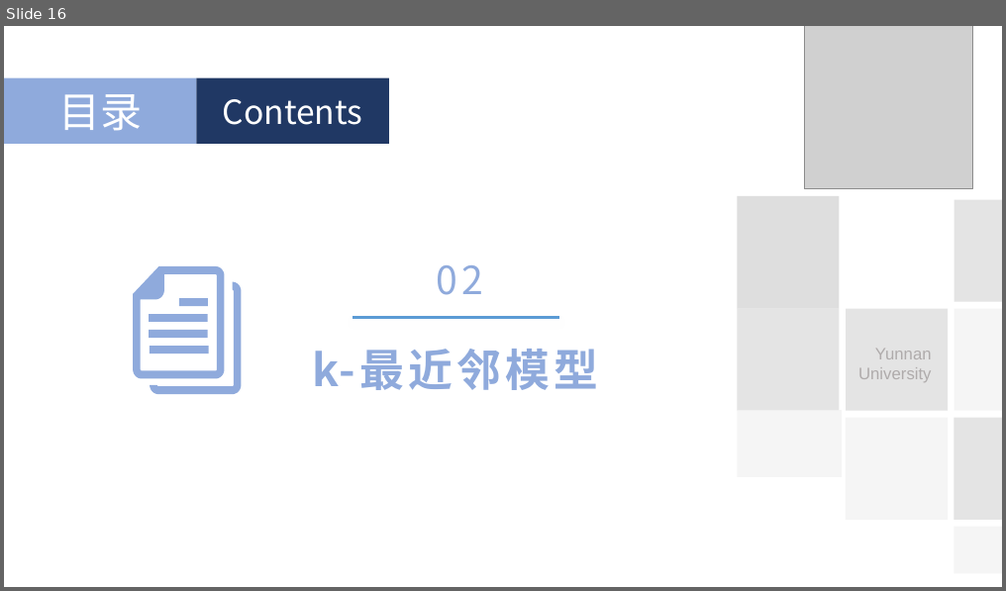
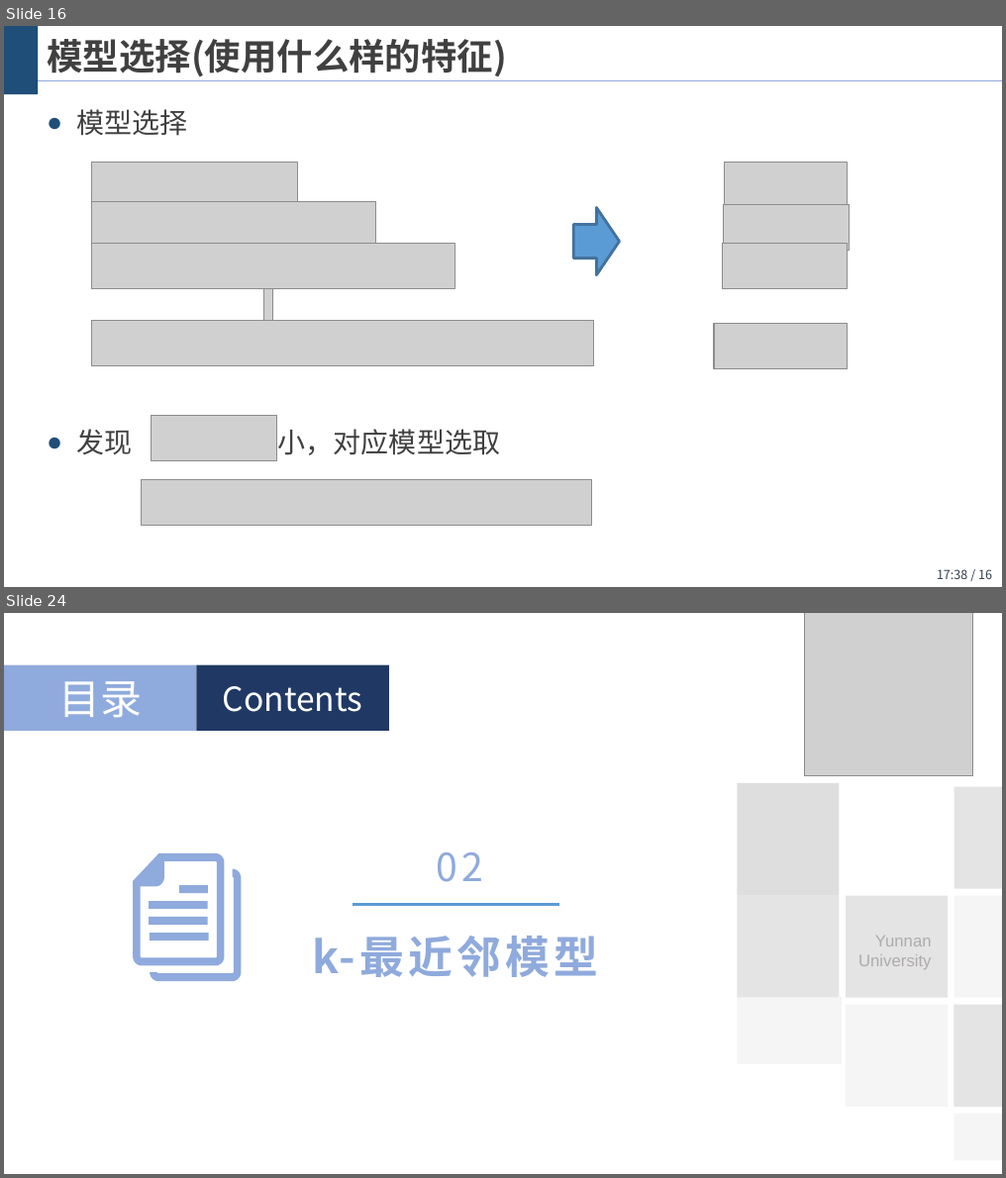
Before and after one commit to wangjin0818/Artificial_Intelligence_2021, a slide deck: chapter 04 - kNN，Naive Bayes，Decision Tree and Random Forest/统计机器学习方法.pptx. Shown one above the other, each under a label of ours: slide 16 before the commit, slides 16 and 24 after it; the slides between them are not shown. The pictures are 1006x591 and 1006x1178 pixels, drawn with LibreOffice and Linux fonts; fonts in the diff are those of the drawing; grey boxes stand for pictures; background and template pictures are left out. Boxes give left, top, right and bottom in pixels: in the first picture for what was removed or moved away, otherwise in the second. Text is boxed around its words. In the diff, an @@ line names an element or a change of style, - is before the commit and + after.

```diff
--- a/chapter 04 - kNN，Naive Bayes，Decision Tree and Random Forest/统计机器学习方法.pptx
+++ b/chapter 04 - kNN，Naive Bayes，Decision Tree and Random Forest/统计机器学习方法.pptx
@@ slide 16 added at bbox=[4, 26, 1002, 587], background #FFFFFF @@
@@ rectangle added at bbox=[4, 26, 38, 95], fill #1F4E79 @@
@@ title added at bbox=[47, 39, 507, 76], 26 pt, text #404040, bold @@
+模型选择(使用什么样的特征)
@@ line added from (4, 80) to (1002, 80), #8FAADC 0.75 pt @@
@@ text added at bbox=[76, 109, 500, 461], 20 pt, text #404040 @@
+● 模型选择
+● 发现 最小，对应模型选取
@@ picture added at bbox=[92, 163, 298, 204] @@
@@ picture added at bbox=[725, 163, 846, 208] @@
@@ picture added at bbox=[92, 201, 376, 248] @@
@@ down arrow added at bbox=[574, 207, 620, 275], fill #5B9BD5, outline #43739E 2 pt @@
@@ picture added at bbox=[723, 204, 848, 251] @@
@@ picture added at bbox=[92, 244, 455, 289] @@
@@ picture added at bbox=[722, 244, 846, 289] @@
@@ picture added at bbox=[263, 289, 273, 321] @@
@@ picture added at bbox=[92, 320, 594, 367] @@
@@ picture added at bbox=[714, 323, 846, 370] @@
@@ picture added at bbox=[151, 415, 276, 461] @@
@@ picture added at bbox=[141, 480, 591, 526] @@
@@ page number added at bbox=[937, 570, 992, 579], 9 pt, text #333F50 @@
+17:38 / 16
@@ what was slide 16 is now slide 24 @@
```
Also in this commit, not shown: 2 slides changed, 7 other slides added, 2 slides removed, 1 other file.
